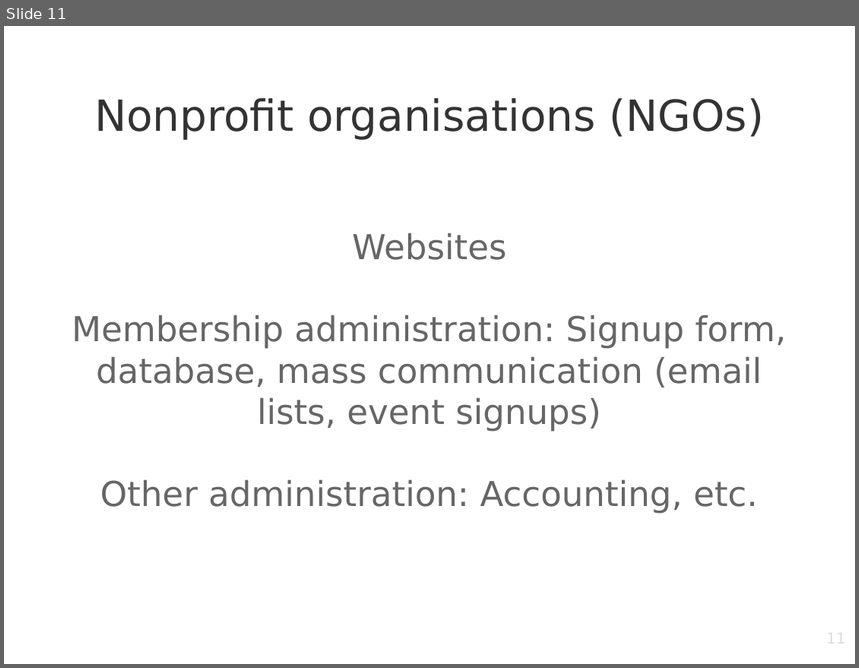
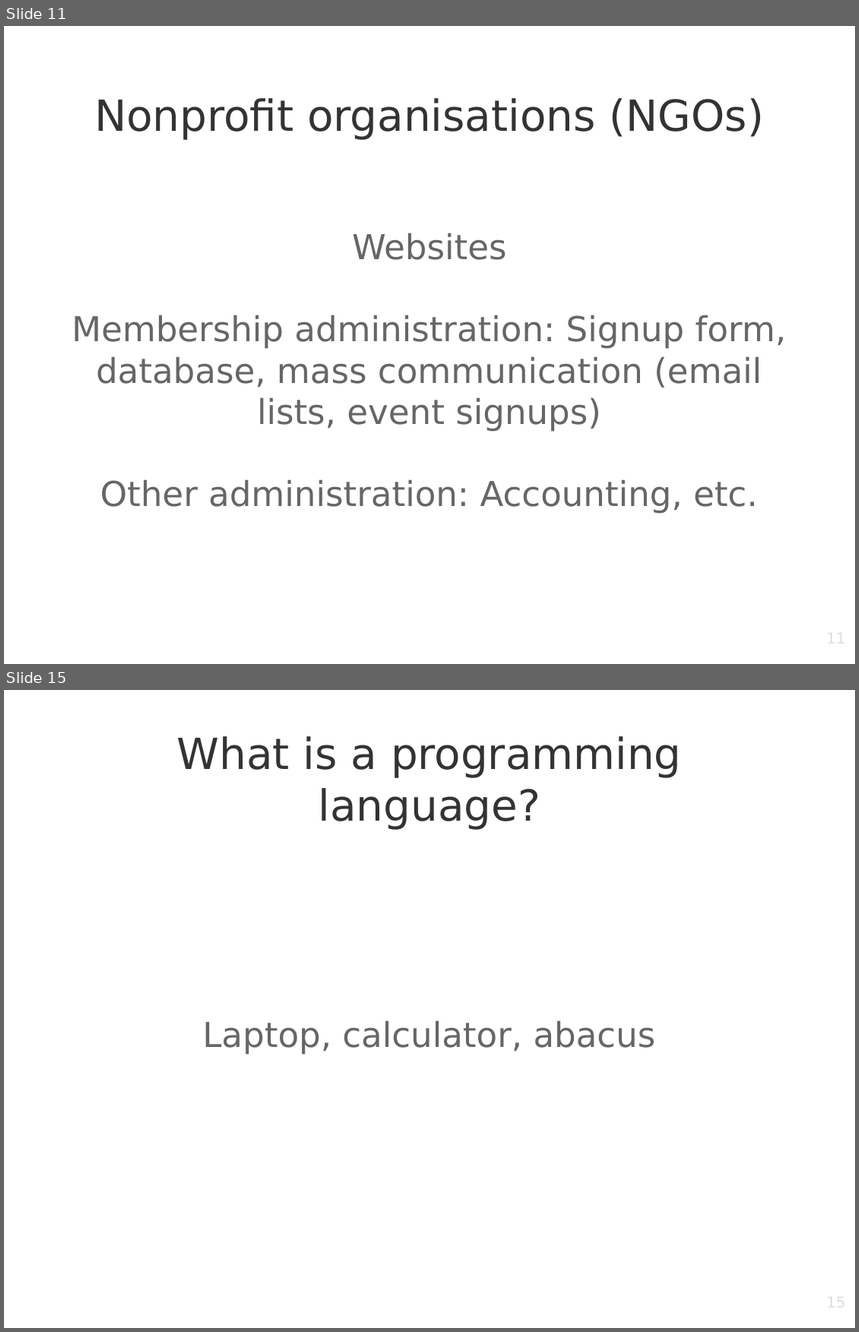
Before and after one commit to digidemlab/hackerspace, a slide deck: presentations/why_programming.odp. Shown one above the other, each under a label of ours: slide 11 before the commit, slides 11 and 15 after it; the slides between them are not shown. The pictures are 859x668 and 859x1332 pixels, drawn with LibreOffice and Linux fonts; fonts in the diff are those of the drawing; background and template pictures are left out. Boxes give left, top, right and bottom in pixels: in the first picture for what was removed or moved away, otherwise in the second. Text is boxed around its words. In the diff, an @@ line names an element or a change of style, - is before the commit and + after.

```diff
--- a/presentations/why_programming.odp
+++ b/presentations/why_programming.odp
@@ slide 15 added at (x1=4, y1=690, x2=855, y2=1328), background picture (left out) @@
@@ title added at (x1=177, y1=736, x2=682, y2=830), 40 pt, text #333333 @@
+What is a programming language?
@@ subtitle added at (x1=202, y1=1021, x2=656, y2=1055), 32 pt, text #666666 @@
+Laptop, calculator, abacus
@@ page number added at (x1=648, y1=1294, x2=847, y2=1328), 14 pt, text #DDDDDD @@
+15
```
Also in this commit, not shown: 4 other slides added.
